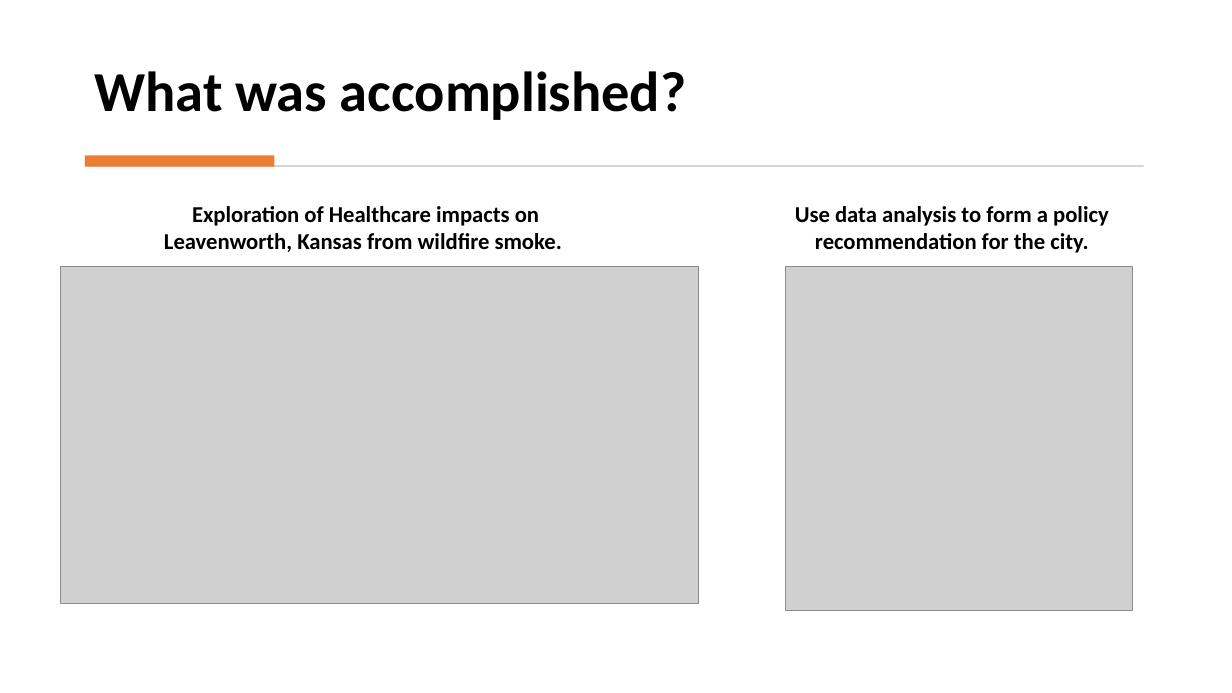
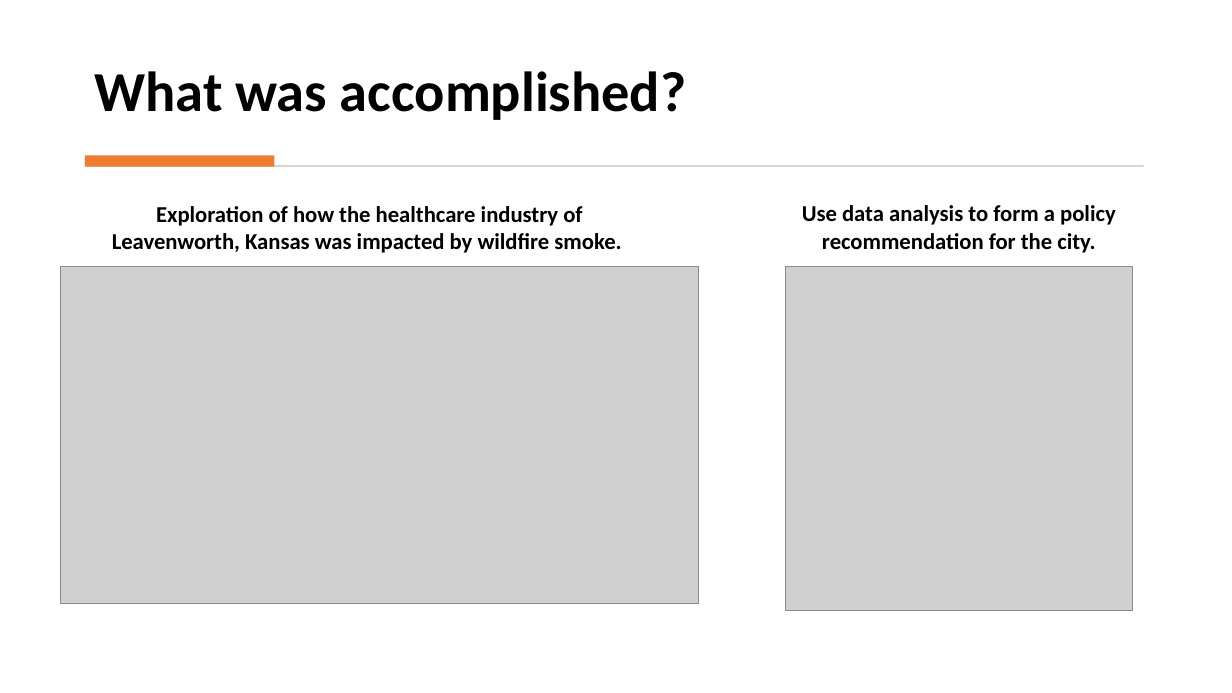
Before and after one commit to ZachBowyer/data-512-common_analysis, a slide deck: slide 2 of Reports/Presentation.pptx. Drawn at 1232x693 pixels with LibreOffice and Linux fonts; fonts in the diff are those of the drawing; grey boxes stand for pictures. Boxes give left, top, right and bottom in pixels: in the first picture for what was removed or moved away, otherwise in the second. Text is boxed around its words. In the diff, an @@ line names an element or a change of style, - is before the commit and + after.

```diff
--- a/Reports/Presentation.pptx
+++ b/Reports/Presentation.pptx
@@ text at (112,206,621,253): text changed @@
-Exploration of Healthcare impacts on Leavenworth, Kansas from wildfire smoke.
+Exploration of how the healthcare industry of Leavenworth, Kansas was impacted by wildfire smoke.
@@ text "Use data analysis to form ...": place and size @@
-text "Use data analysis to form ..." at (795,206,1109,253)
+text "Use data analysis to form ..." at (802,205,1116,253)
```
Also in this commit, not shown: 8 other slides changed, 1 other file.
